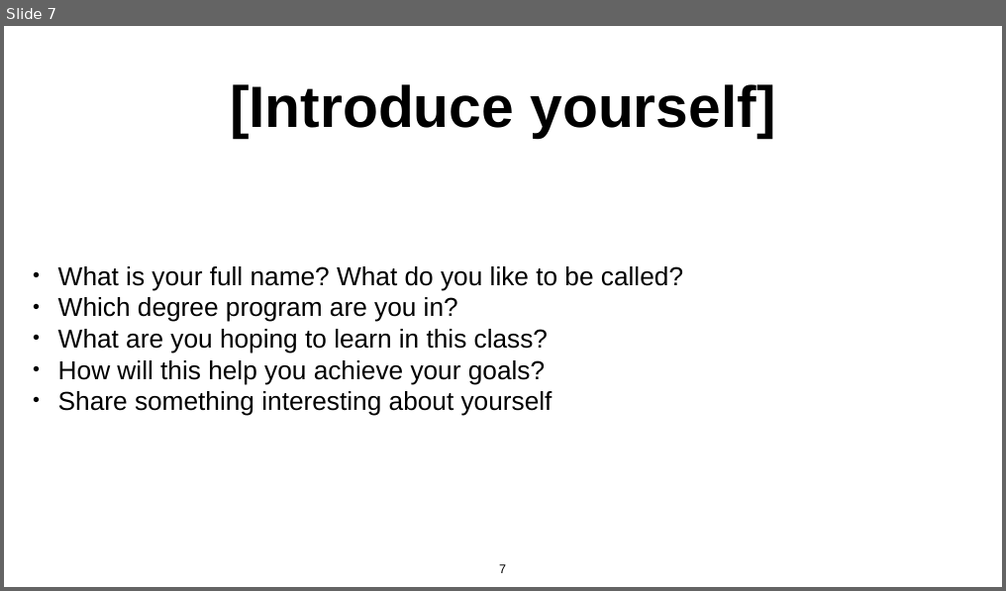
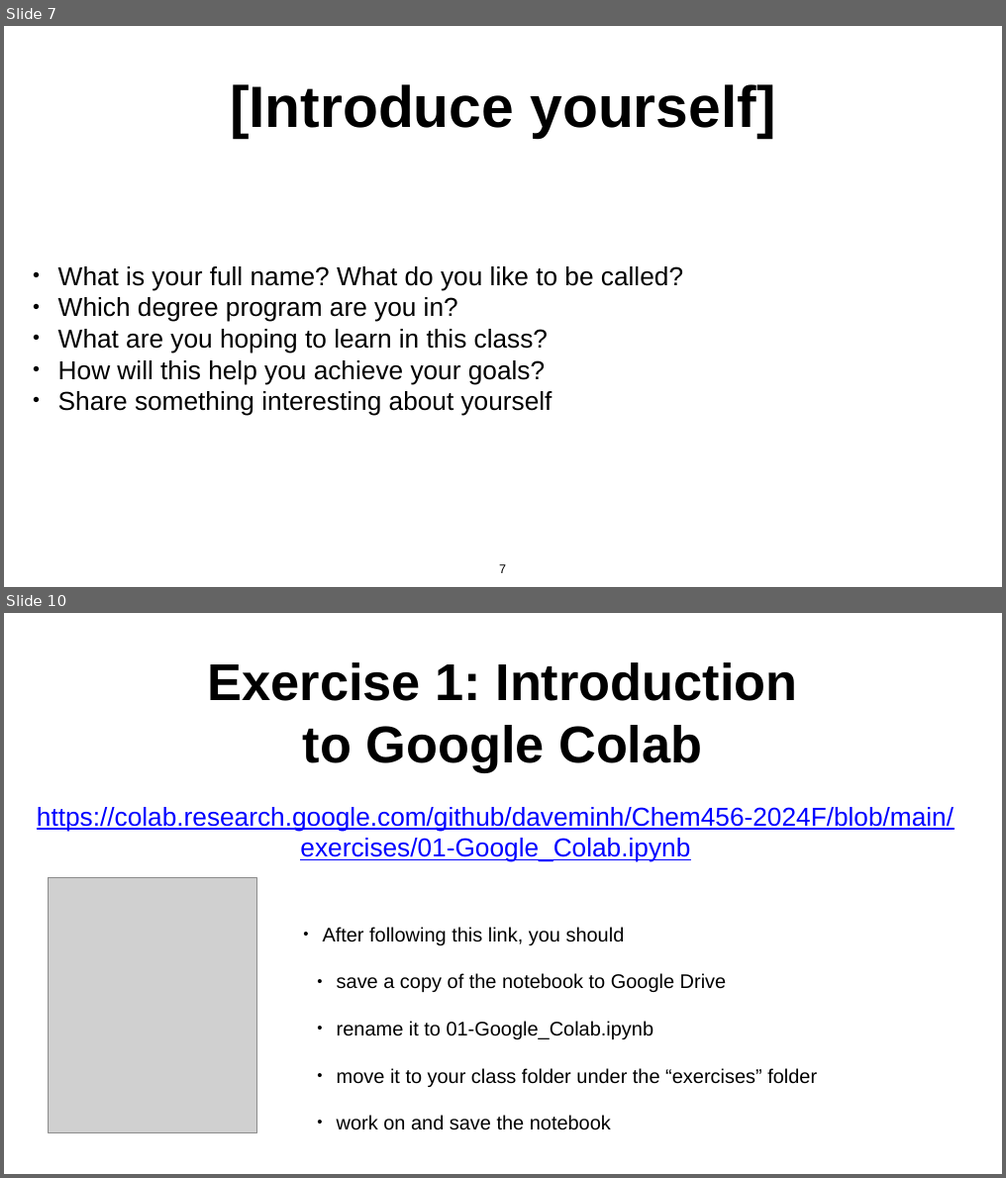
Before and after one commit to daveminh/Chem456-2024F, a slide deck: slides/08-26-Introduction.pptx. Shown one above the other, each under a label of ours: slide 7 before the commit, slides 7 and 10 after it; the slides between them are not shown. The pictures are 1006x591 and 1006x1178 pixels, drawn with LibreOffice and Linux fonts; fonts in the diff are those of the drawing; grey boxes stand for pictures. Boxes give left, top, right and bottom in pixels: in the first picture for what was removed or moved away, otherwise in the second. Text is boxed around its words. In the diff, an @@ line names an element or a change of style, - is before the commit and + after.

Commit message:
Updated 08-26-Introduction

```diff
--- a/slides/08-26-Introduction.pptx
+++ b/slides/08-26-Introduction.pptx
@@ slide 10 added at (x1=4, y1=613, x2=1002, y2=1174), background #FFFFFF @@
@@ title added at (x1=208, y1=663, x2=798, y2=772), 99.7 pt, text #000000, bold @@
+Exercise 1: Introduction to Google Colab
@@ text added at (x1=37, y1=807, x2=953, y2=862), 50 pt, text #0000FF, underline @@
+https://colab.research.google.com/github/daveminh/Chem456-2024F/blob/main/exercises/01-Google_Colab.ipynb
@@ picture added at (x1=49, y1=877, x2=256, y2=1133) @@
@@ text added at (x1=323, y1=927, x2=817, y2=1131), 38 pt, text #000000 @@
+• After following this link, you should
+  • save a copy of the notebook to Google Drive
+  • rename it to 01-Google_Colab.ipynb
+  • move it to your class folder under the “exercises” folder
+  • work on and save the notebook
```
Also in this commit, not shown: 5 slides changed, 1 other slide added, 4 slides removed, 2 other files.
